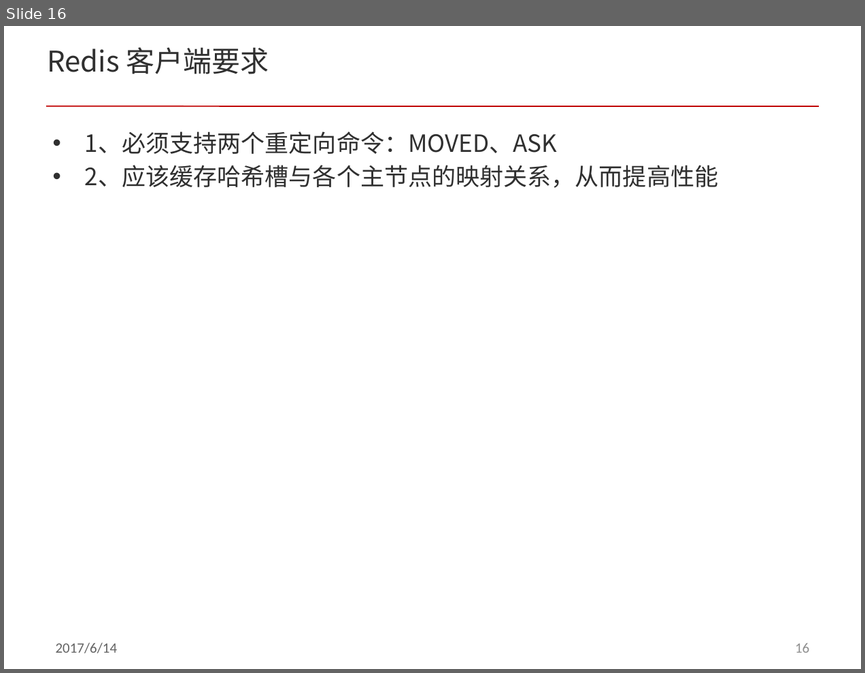
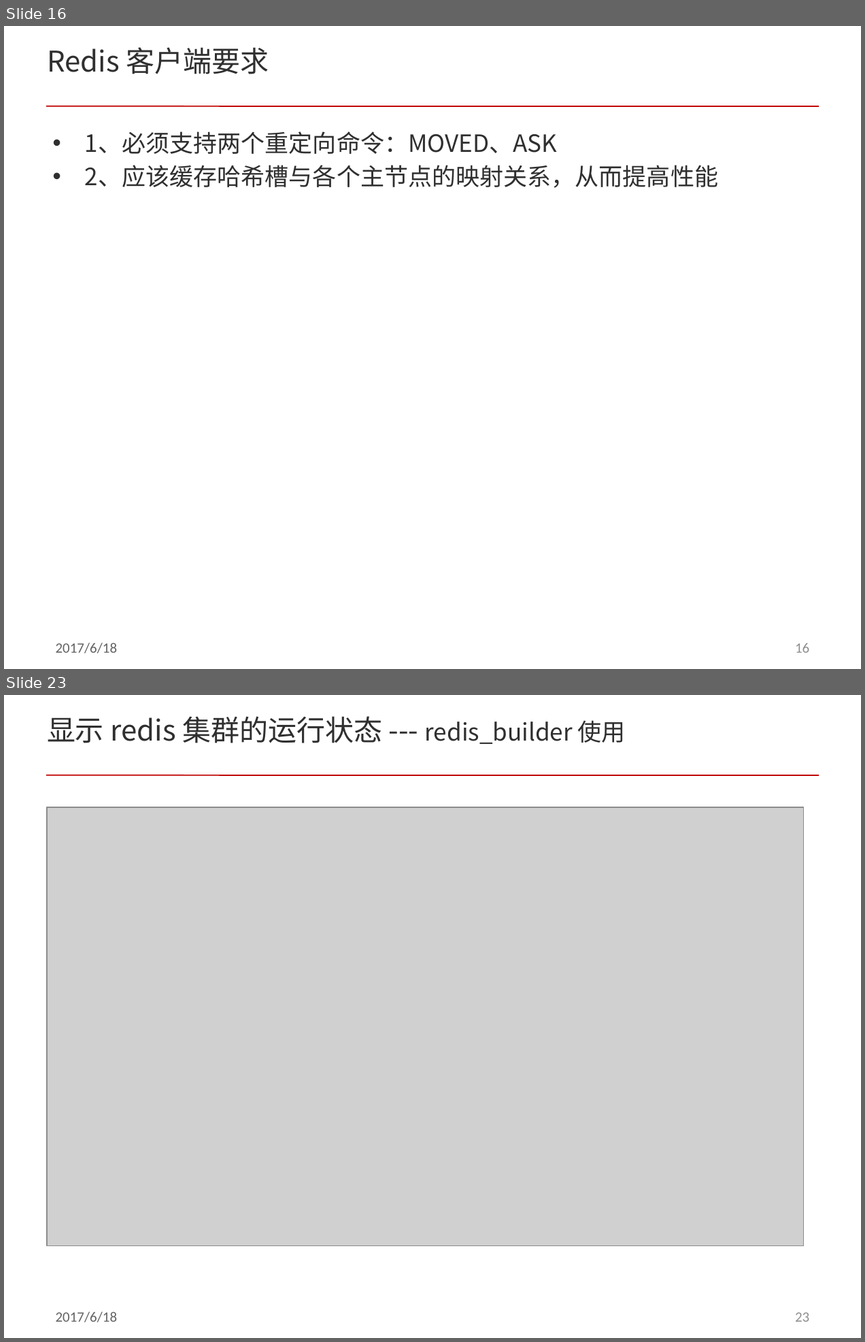
Before and after one commit to acl-dev/acl, a slide deck: doc/redis_cluster.pptx. Shown one above the other, each under a label of ours: slide 16 before the commit, slides 16 and 23 after it; the slides between them are not shown. The pictures are 865x673 and 865x1342 pixels, drawn with LibreOffice and Linux fonts; fonts in the diff are those of the drawing; grey boxes stand for pictures; background and template pictures are left out. Boxes give left, top, right and bottom in pixels: in the first picture for what was removed or moved away, otherwise in the second. Text is boxed around its words. In the diff, an @@ line names an element or a change of style, - is before the commit and + after.

Commit message:
modify redis_cluster doc

```diff
--- a/doc/redis_cluster.pptx
+++ b/doc/redis_cluster.pptx
@@ slide 23 added at box(4, 695, 861, 1338), background #FFFFFF; not listed: 3 template elements that a slide beside it also shows @@
@@ title added at box(47, 716, 626, 744), 24 pt, text #303030 @@
+显示 redis 集群的运行状态 --- redis_builder 使用
@@ picture added at box(47, 807, 804, 1246) @@
@@ slide 16 changed as well @@
@@ text at box(56, 642, 118, 653): text changed @@
-2017/6/14
+2017/6/18
```
Also in this commit, not shown: 16 other slides changed, 6 other slides added, 1 slide removed.
